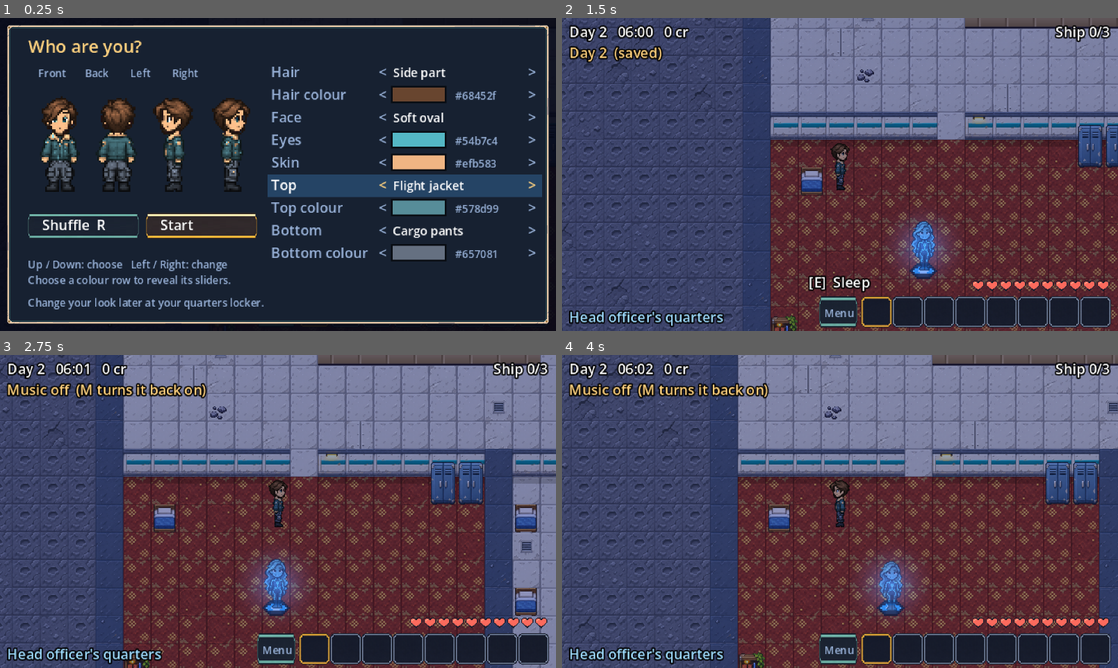
Above: before the commit, frames 1-4 (two rows, left to right).
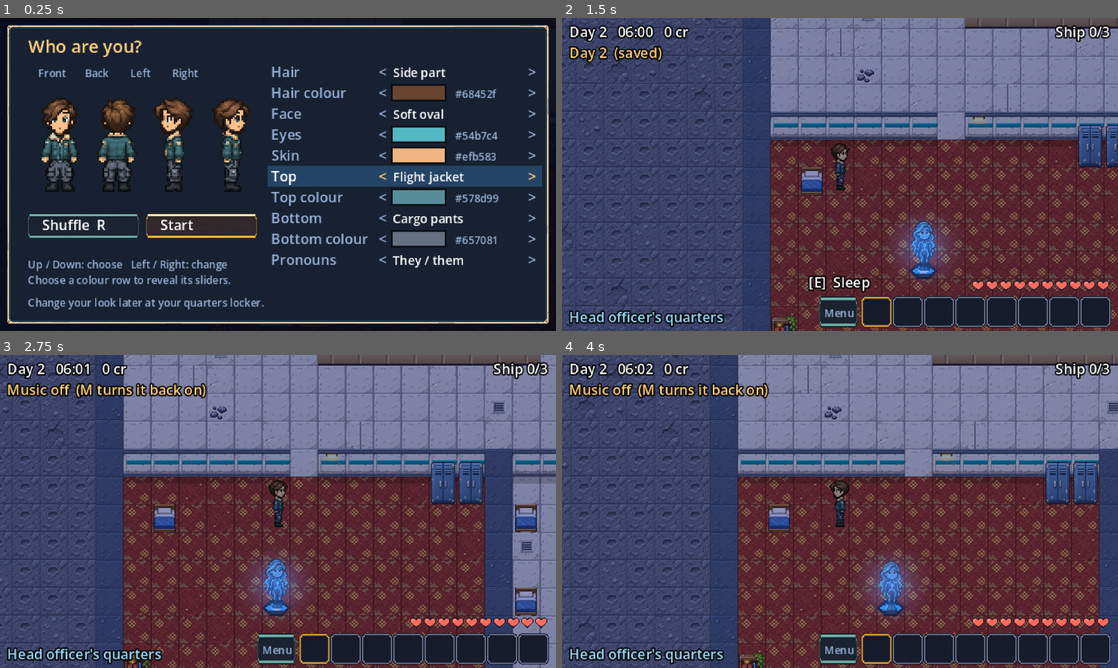
Above: after the commit, the same moments.

Repository: Antrisa/Project-Deneb
Game: Godot game, scene res://main.tscn
Same seed, same stepped clock (60 frames per second), same inputs: the game is played once before the commit and once after it. Sound files missing from this copy of the repository are replaced by a short silence.
Inputs (mouse positions are in pixels of both pictures, inside the frame that each line leads up to):
- Up to frame 1 (0.25 s): no input
- Up to frame 2 (1.5 s): tap Enter at 0.5 s; move the mouse to (962, 158) at 0.52 s; hold D (move_right) 0.53-1.25 s; hold Space (use) 0.53-1.25 s; click (962, 158) at 0.67 s; drag from (728, 190) to (812, 237) at 1.27 s
- Up to frame 3 (2.75 s): tap Space (use) at 2, 2.3 s; move the mouse to (333, 442) at 2.02 s; hold D (move_right) from 2.03 s (still down); hold M (music) from 2.03 s (still down)
- Up to frame 4 (4 s): release D (move_right) at 2.75 s; release M (music) at 2.75 s; drag from (812, 574) to (673, 464) at 2.77 s; move the mouse to (1006, 558) at 3.52 s; hold A (move_left) from 3.53 s (still down); hold Space (use) from 3.53 s (still down); tap R at 3.6 s

The runs differ from the first frame. In frame 1, 9.8% of the frame differs, in the area x 48-98%, y 21-80%; in frame 2, less than 0.1%; in frame 3, less than 0.1%; in frame 4, less than 0.1%.

Commit message:
Pronouns on the character screen, optional second body type
- Pronouns line (they, she, he); residents' lines can use {they}, {them},
  {their} and friends, swapped at talk time
- Body line appears when art/player/body2/ holds a second set of layers
- Two resident lines now talk about the player

Co-Authored-By: Claude Fable 5.2 <noreply@anthropic.com>
Claude-Session: https://claude.ai/code/session_013NFuzCtsXhGx4vnyseTSue

Diff:
--- a/scripts/creator.gd
+++ b/scripts/creator.gd
@@ -13,7 +13,7 @@
 const PANEL := Rect2(4, 4, 312, 172)
 const ROW_X := 156.0
 const ROW_Y := 34.0
-const ROW_H := 13.0
+const ROW_H := 12.0
 const SHUFFLE := Rect2(16, 112, 64, 15)
 const START := Rect2(84, 112, 64, 15)
 const DIM := Color(0.6, 0.7, 0.85)
@@ -25,6 +25,7 @@
 var look := {}
 var row := 0
 var first_time := false
+var _rows: Array = ROWS + [["pronouns", "Pronouns"]]     # the lines shown; "Body" is added when its art exists
 
 var _font: Font
 var _panel_tex: Texture2D
@@ -49,6 +50,10 @@
 
 func show_for(start_look: Dictionary, is_first_time: bool) -> void:
 	look = maker.tidy(start_look)
+	_rows = ROWS.duplicate()
+	if maker.body_count() > 1:
+		_rows.append(["body", "Body"])
+	_rows.append(["pronouns", "Pronouns"])
 	first_time = is_first_time
 	row = 0
 	_color_drag = -1
@@ -80,10 +85,13 @@
 # ---------------------------------------------------------------- changing things
 
 func _change(index: int, by: int) -> void:
-	var entry: Array = ROWS[index]
+	var entry: Array = _rows[index]
 	var key: String = entry[0]
 	if MakerScript.NAMES.has(key):
 		look[key] = (int(look[key]) + by + 10) % 10
+	elif MakerScript.OPTIONS.has(key):
+		var n: int = maker.option_count(key)
+		look[key] = (int(look[key]) + by + n) % n
 	else:
 		var colours: Array = MakerScript.PALETTES[key]
 		var at: int = colours.find(look[key])
@@ -93,7 +101,12 @@
 
 
 func _shuffle() -> void:
+	# Shuffle changes the look only; body and pronouns stay as chosen.
+	var keep_body: int = int(look.get("body", 0))
+	var keep_pronouns: int = int(look.get("pronouns", 0))
 	look = maker.random_look()
+	look["body"] = keep_body
+	look["pronouns"] = keep_pronouns
 	world.sfx("click", 0.9)
 	_refresh()
 
@@ -107,9 +120,9 @@
 
 func handle_input(event: InputEvent) -> void:
 	if event.is_action_pressed("move_up", true):
-		row = (row + ROWS.size() - 1) % ROWS.size()
+		row = (row + _rows.size() - 1) % _rows.size()
 	elif event.is_action_pressed("move_down", true):
-		row = (row + 1) % ROWS.size()
+		row = (row + 1) % _rows.size()
 	elif event.is_action_pressed("move_left", true):
 		_change(row, -1)
 	elif event.is_action_pressed("move_right", true):
@@ -125,7 +138,7 @@
 
 
 func _row_at(at: Vector2) -> int:
-	for i in ROWS.size():
+	for i in _rows.size():
 		if Rect2(ROW_X - 2, ROW_Y + i * ROW_H - 9, 158, ROW_H).has_point(at):
 			return i
 	return -1
@@ -202,8 +215,8 @@
 	_button(SHUFFLE, "Shuffle  R", 0)
 	_button(START, "Start" if first_time else "Done", 1)
 
-	for i in ROWS.size():
-		var entry: Array = ROWS[i]
+	for i in _rows.size():
+		var entry: Array = _rows[i]
 		var key: String = entry[0]
 		var label: String = entry[1]
 		var y: float = ROW_Y + i * ROW_H
@@ -217,6 +230,10 @@
 			var names: Array = MakerScript.NAMES[key]
 			var chosen_name: String = names[int(look[key])]
 			_txt(Vector2(ROW_X + 70, y), chosen_name, Color.WHITE, 7)
+		elif MakerScript.OPTIONS.has(key):
+			var option_names: Array = MakerScript.OPTIONS[key]
+			var option_name: String = option_names[int(look[key])]
+			_txt(Vector2(ROW_X + 70, y), option_name, Color.WHITE, 7)
 		else:
 			var colours: Array = MakerScript.PALETTES[key]
 			var at: int = maxi(0, colours.find(look[key]))
@@ -233,7 +250,7 @@
 
 
 func _color_key() -> String:
-	var key: String = ROWS[row][0]
+	var key: String = _rows[row][0]
 	return key if MakerScript.PALETTES.has(key) else ""
 
 
--- a/scripts/main.gd
+++ b/scripts/main.gd
@@ -837,7 +837,11 @@
 	if persons.has(who):
 		portrait = persons[who]["portrait"]
 		dialogue.voice_pitch = float(persons[who]["pitch"])
-	dialogue.start(who, lines, on_yes, yes_text, portrait, on_no, no_text)
+	# Swap {they}, {them}, {their}... for the player's pronouns (see scripts/player_maker.gd).
+	var said: Array = []
+	for line in lines:
+		said.append(maker.with_pronouns(str(line), appearance) if maker != null else str(line))
+	dialogue.start(who, said, on_yes, yes_text, portrait, on_no, no_text)
 
 
 func _talk(who: String) -> void:
--- a/scripts/npc_data.gd
+++ b/scripts/npc_data.gd
@@ -74,6 +74,7 @@
 			"You must be the new arrival. I'm Evarra. I bake, when there is something to bake with.",
 			"The herbs on the counter are mine. They make the rations taste like food. A little.",
 			"[happy] Jasper is my brother. Don't let him talk you into the number six.",
+			"Bram asked me who the new one was. I said {they're} quiet, and {they} eat{s} what {they're} given. High praise, from me.",
 		],
 		"repeat": [
 			"[sad] Someone brought in fresh greens last month. I still think about it.",
@@ -120,6 +121,7 @@
 		"repeat": [
 			"[sad] My people come from Louisiana. Never seen it. Mama kept the talk goin' so we wouldn't lose that too.",
 			"Zaas keeps askin' me to dig him a tunnel to the sea. Ain't no sea. I dug him a little one anyhow.",
+			"Told Freya about you. Said {they} work{s} hard and {they} don't complain. She said give {them} a week.",
 			"[sad] You eatin' enough? You look like you ain't eatin' enough.",
 		],
 	},
--- a/scripts/player_maker.gd
+++ b/scripts/player_maker.gd
@@ -27,13 +27,34 @@
 	"bottomColor": ["#657081", "#30343c", "#6b4a2e", "#3f5a8a", "#4a6a4a", "#8a8f99", "#7a2e2e", "#c9b38a"],
 }
 
+# Choices that are not pictures. "body" only appears on the character screen when a second
+# set of layers exists in art/player/body2/ (same eight file names and layout).
+const OPTIONS := {
+	"body": ["Body 1", "Body 2"],
+	"pronouns": ["They / them", "She / her", "He / him"],
+}
+
+# The words residents use for the player. In any line of dialogue write the "they" form in
+# curly brackets and the game swaps in the right one:
+#   {they} {them} {their} {theirs} {they're} {they've} {are} {were} {have} {s}
+# A capital letter is kept: {They} -> She. {s} is the verb ending: "{they} look{s} tired".
+const WORDS := {
+	"they": ["they", "she", "he"], "them": ["them", "her", "him"], "their": ["their", "her", "his"],
+	"theirs": ["theirs", "hers", "his"], "they're": ["they're", "she's", "he's"],
+	"they've": ["they've", "she's", "he's"], "are": ["are", "is", "is"], "were": ["were", "was", "was"],
+	"have": ["have", "has", "has"], "s": ["", "s", "s"],
+}
+
 const DEFAULTS := {
+	"body": 0, "pronouns": 0,
 	"tops": 2, "bottoms": 1, "faces": 0, "hair": 0,
 	"hairColor": "#68452f", "eyeColor": "#54b7c4", "topColor": "#578d99", "bottomColor": "#657081", "skinColor": "#efb583",
 }
 
 var _art := {}       # layer name -> Image
 var _mask := {}
+var _art2 := {}      # the second body's layers, if art/player/body2/ exists
+var _mask2 := {}
 const ATLAS_SIZE := Vector2i(128, 1920)
 const CHOICE_HEIGHT := 192
 
@@ -57,7 +78,56 @@
 		masks[k] = mask
 	_art = art
 	_mask = masks
+	_load_second_body()
 	return true
+
+
+# The optional second body: all eight files in art/player/body2/, same layout.
+func _load_second_body() -> void:
+	var art := {}
+	var masks := {}
+	for k in LAYERS:
+		var art_path: String = "res://art/player/body2/%s.png" % k
+		var mask_path: String = "res://art/player/body2/%s_mask.png" % k
+		if not ResourceLoader.exists(art_path) or not ResourceLoader.exists(mask_path):
+			return
+		var img: Image = _image(art_path)
+		var mask: Image = _image(mask_path)
+		if img.get_size() != ATLAS_SIZE or mask.get_size() != ATLAS_SIZE:
+			push_warning("art/player/body2 layers must be 128x1920: " + str(k))
+			return
+		art[k] = img
+		masks[k] = mask
+	_art2 = art
+	_mask2 = masks
+
+
+func body_count() -> int:
+	return 2 if not _art2.is_empty() else 1
+
+
+# How many choices an OPTIONS line has right now.
+func option_count(key: String) -> int:
+	if key == "body":
+		return body_count()
+	var names: Array = OPTIONS[key]
+	return names.size()
+
+
+# Swaps {they}, {them}, {their}... in a line of dialogue for the player's pronouns.
+func with_pronouns(line: String, look: Dictionary) -> String:
+	if line.find("{") == -1:
+		return line
+	var which: int = clampi(int(look.get("pronouns", 0)), 0, 2)
+	var out: String = line
+	for word in WORDS:
+		var forms: Array = WORDS[word]
+		var form: String = forms[which]
+		var key: String = word
+		out = out.replace("{" + key + "}", form)
+		if key != "s":
+			out = out.replace("{" + key.substr(0, 1).to_upper() + key.substr(1) + "}", form.substr(0, 1).to_upper() + form.substr(1))
+	return out
 
 
 func _image(path: String) -> Image:
@@ -83,6 +153,9 @@
 	for k in PALETTES:
 		if look.has(k) and Color.html_is_valid(str(look[k])):
 			out[k] = str(look[k])
+	for k in OPTIONS:
+		if look.has(k):
+			out[k] = clampi(int(look[k]), 0, option_count(k) - 1)
 	return out
 
 
@@ -99,8 +172,9 @@
 # One choice's three baked poses (four directions, 128x192), recoloured.
 func _tinted(k: String, look: Dictionary) -> Image:
 	var choice: int = look[k]
-	var art_all: Image = _art[k]
-	var mask_all: Image = _mask[k]
+	var second: bool = int(look.get("body", 0)) == 1 and not _art2.is_empty()
+	var art_all: Image = _art2[k] if second else _art[k]
+	var mask_all: Image = _mask2[k] if second else _mask[k]
 	var art: Image = art_all.get_region(Rect2i(0, choice * CHOICE_HEIGHT, 128, CHOICE_HEIGHT))
 	var mask: Image = mask_all.get_region(Rect2i(0, choice * CHOICE_HEIGHT, 128, CHOICE_HEIGHT))
 	var primary_key: String = PRIMARY[k]
